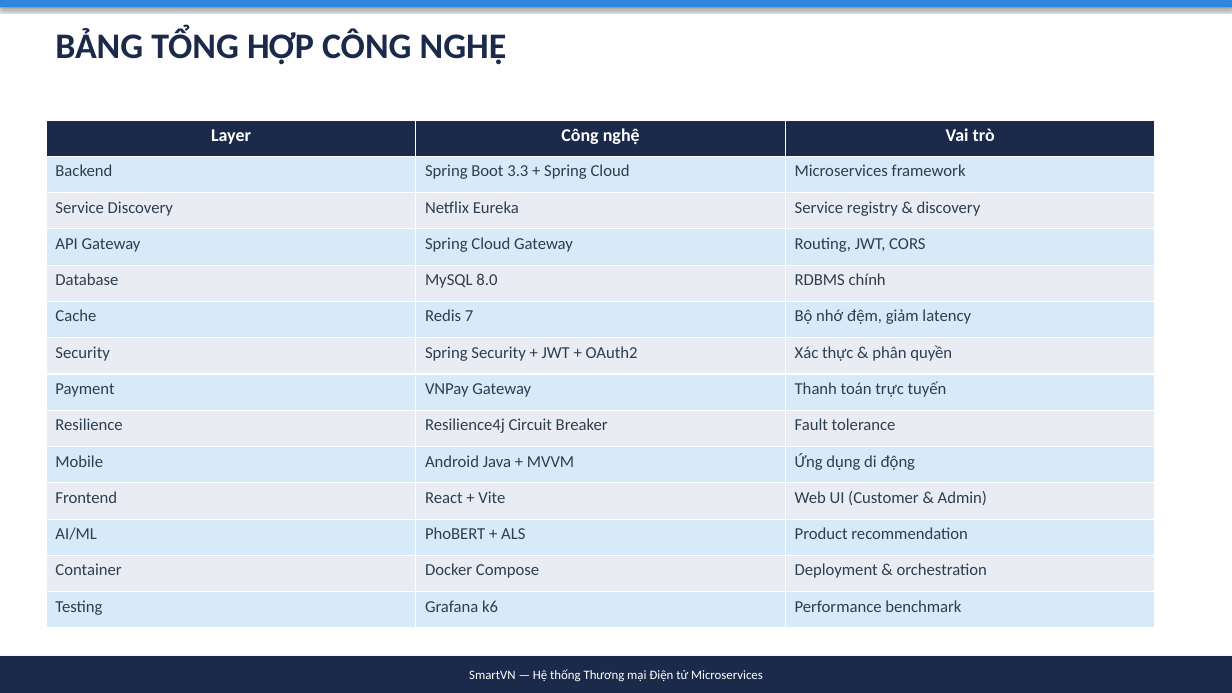
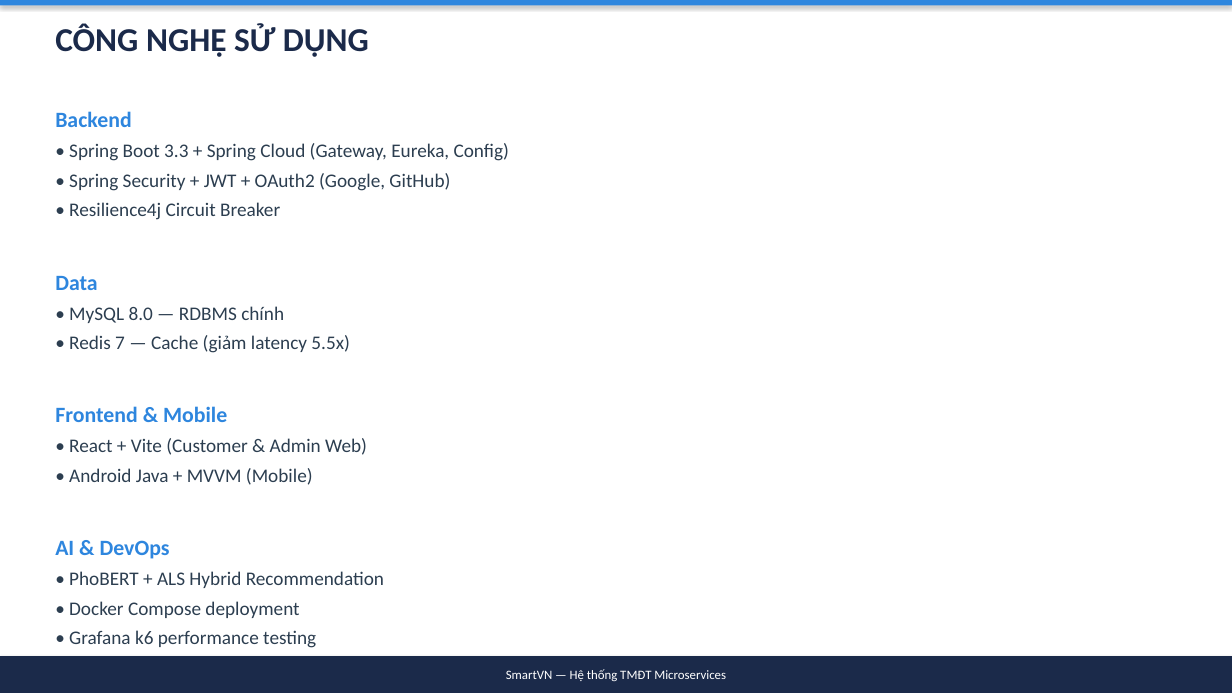
Before and after one commit to simasangggg/smartvn-report, a slide deck: slide 9 of SmartVN-Slides.pptx (slide 13 before the commit). Drawn at 1232x693 pixels with LibreOffice and Linux fonts; fonts in the diff are those of the drawing. Boxes give left, top, right and bottom in pixels: in the first picture for what was removed or moved away, otherwise in the second. Text is boxed around its words. In the diff, an @@ line names an element or a change of style, - is before the commit and + after.

Commit message:
refactor: Giảm slide xuống 23, tập trung Mobile
- Gộp 42 slides → 23 slides (gọn hơn, dễ trình bày)
- Mở rộng phần Mobile (6 slides): Login, Product, Cart/Checkout, Profile/Orders
- Giảm phần lý thuyết, tập trung demo UI + features
- Mỗi slide Mobile có ảnh screenshot + mô tả tính năng

```diff
--- a/SmartVN-Slides.pptx
+++ b/SmartVN-Slides.pptx
@@ text at (55, 24, 369, 57): text changed; size 28 to 26 pt @@
-BẢNG TỔNG HỢP CÔNG NGHỆ
+CÔNG NGHỆ SỬ DỤNG
@@ text added at (55, 111, 509, 618), 15 pt, text #2C3E50 @@
+Backend
+• Spring Boot 3.3 + Spring Cloud (Gateway, Eureka, Config)
+• Spring Security + JWT + OAuth2 (Google, GitHub)
+• Resilience4j Circuit Breaker
+Data
+• MySQL 8.0 — RDBMS chính
+• Redis 7 — Cache (giảm latency 5.5x)
+Frontend & Mobile
+• React + Vite (Customer & Admin Web)
+• Android Java + MVVM (Mobile)
+AI & DevOps
+• PhoBERT + ALS Hybrid Recommendation
+• Docker Compose deployment
+• Grafana k6 performance testing
@@ table removed at (46, 120, 1155, 628), 14 rows, 3 columns @@
-Layer | Công nghệ | Vai trò
-Backend | Spring Boot 3.3 + Spring Cloud | Microservices framework
-Service Discovery | Netflix Eureka | Service registry & discovery
-API Gateway | Spring Cloud Gateway | Routing, JWT, CORS
-Database | MySQL 8.0 | RDBMS chính
-Cache | Redis 7 | Bộ nhớ đệm, giảm latency
-Security | Spring Security + JWT + OAuth2 | Xác thực & phân quyền
-Payment | VNPay Gateway | Thanh toán trực tuyến
-Resilience | Resilience4j Circuit Breaker | Fault tolerance
-Mobile | Android Java + MVVM | Ứng dụng di động
-Frontend | React + Vite | Web UI (Customer & Admin)
-AI/ML | PhoBERT + ALS | Product recommendation
-Container | Docker Compose | Deployment & orchestration
-Testing | Grafana k6 | Performance benchmark
@@ text in rectangle at (506, 669, 726, 681): text changed @@
-SmartVN — Hệ thống Thương mại Điện tử Microservices
+SmartVN — Hệ thống TMĐT Microservices
```
Also in this commit, not shown: 15 other slides changed, 7 slides added, 26 slides removed, 1 other file.
